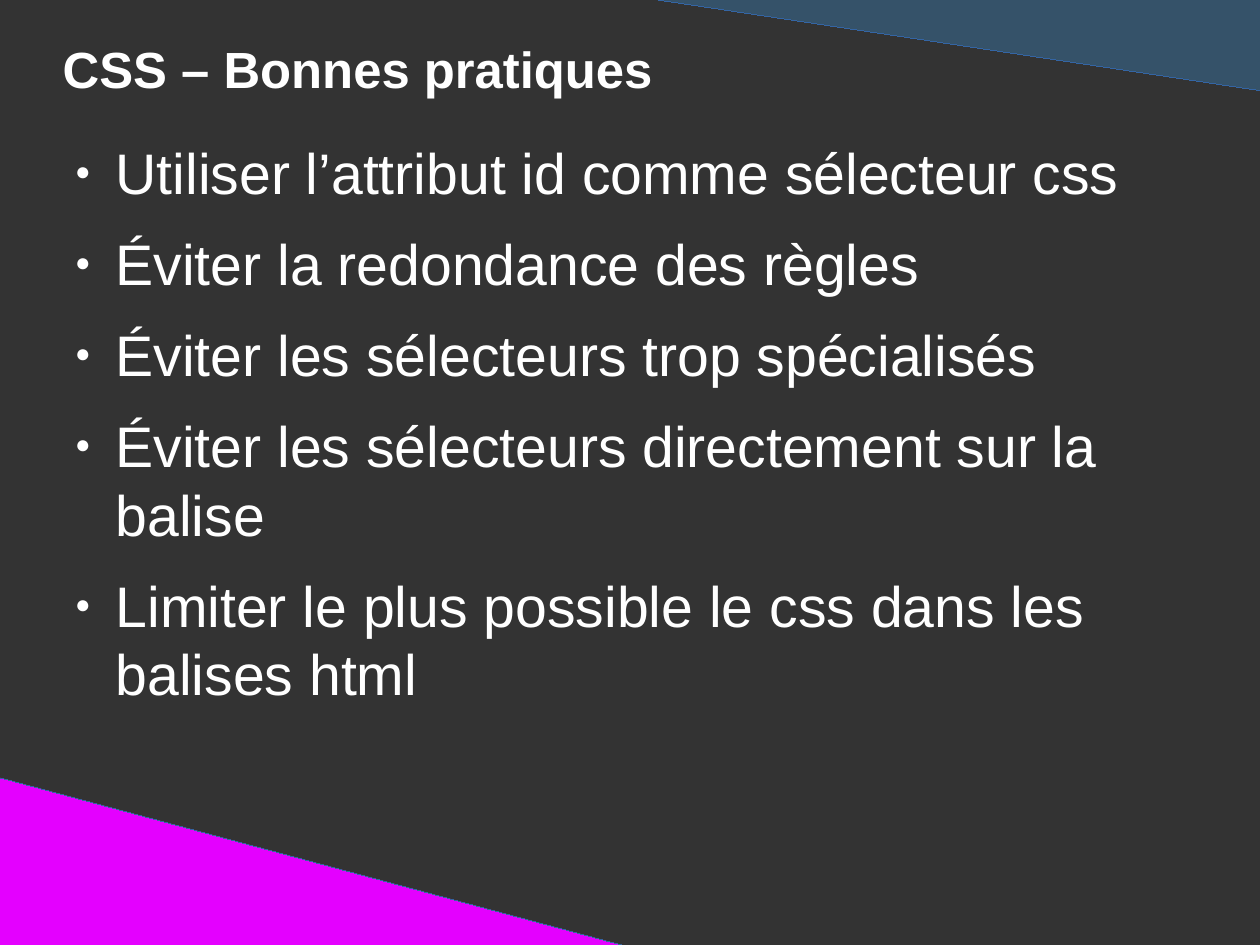
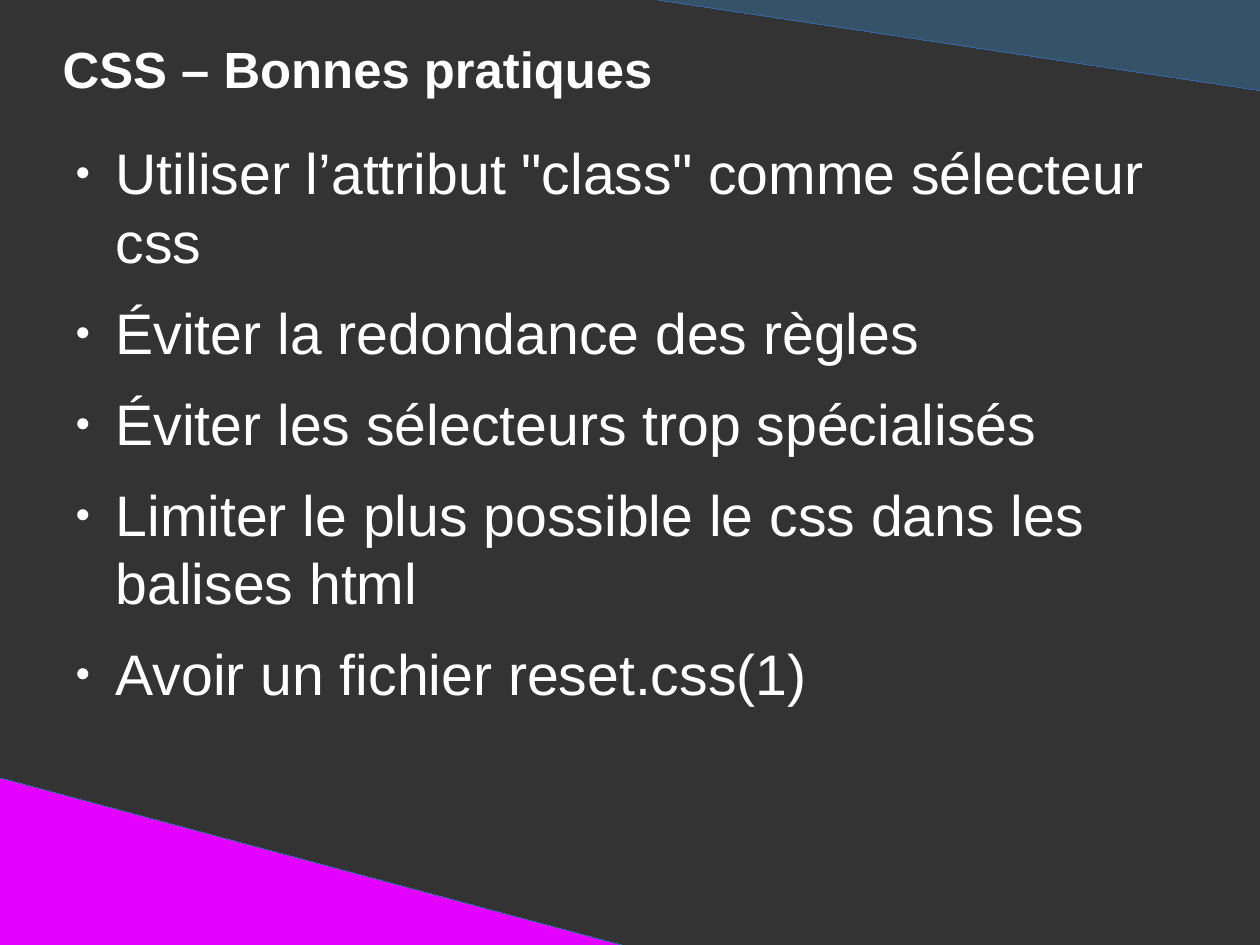
Before and after one commit to DanYellow/presentations, a slide deck: slide 10 of mmi/html/bonnes-pratiques/presentation.odp (slide 5 before the commit). Drawn at 1260x945 pixels with LibreOffice and Linux fonts; fonts in the diff are those of the drawing. Boxes give left, top, right and bottom in pixels: in the first picture for what was removed or moved away, otherwise in the second. Text is boxed around its words. In the diff, an @@ line names an element or a change of style, - is before the commit and + after.

```diff
--- a/mmi/html/bonnes-pratiques/presentation.odp
+++ b/mmi/html/bonnes-pratiques/presentation.odp
@@ text at (116,152,1143,264): text changed @@
-● Utiliser l’attribut id comme sélecteur css
+● Utiliser l’attribut "class" comme sélecteur css
@@ text at (116,422,1096,537): paragraph removed @@
-● Éviter les sélecteurs directement sur la balise
@@ text at (116,653,806,706): paragraph added @@
+● Avoir un fichier reset.css(1)
```
Also in this commit, not shown: 2 other slides changed, 6 slides added, 98 slides removed, 10 other files.
